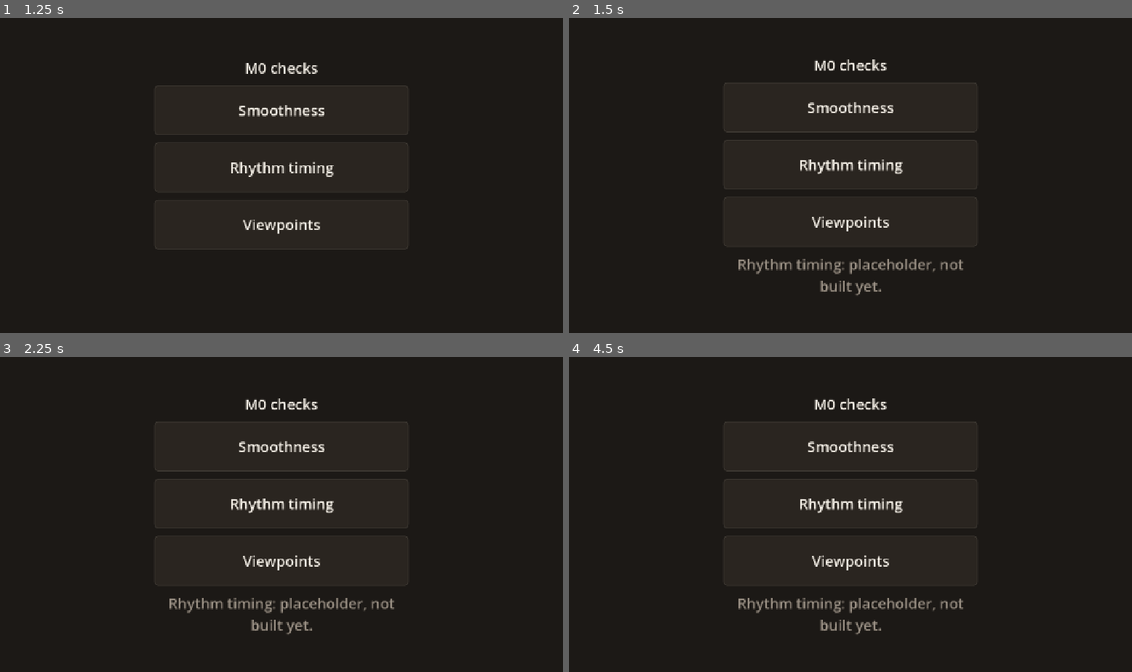
Above: before the commit, frames 1-4 (two rows, left to right).
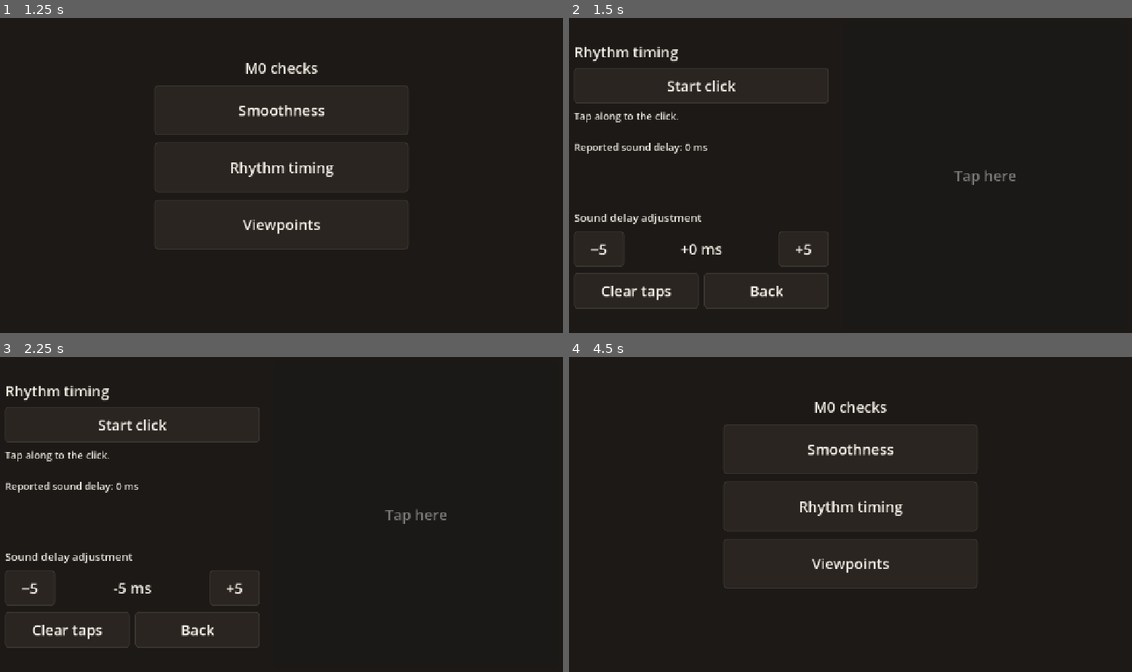
Above: after the commit, the same moments.

Repository: dsickles/Threshold
Game: Godot game, scene res://scenes/ui/m0_menu.tscn
The game is run twice, just before and just after one commit, with the same random seed, the same clock (stepped at 60 frames per second) and the same inputs. Sound files missing from this copy of the repository are replaced by a short silence.
Inputs (mouse positions are in pixels of both pictures, inside the frame that each line leads up to):
- Up to frame 1 (1.25 s): click "Tap to begin" at 0.5 s
- Up to frame 2 (1.5 s): click "Rhythm timing" at 1.25 s
- Up to frame 3 (2.25 s): click (28, 586) at 2 s, where only the run after the commit has a clickable "−5"
- Up to frame 4 (4.5 s): click (805, 586) at 2.75 s, where only the run after the commit has a clickable "+5"; click (636, 631) at 3.5 s, where only the run after the commit has a clickable "Clear taps"; click (766, 631) at 4.25 s, where only the run after the commit has a clickable "Back"

Frame 1 is identical in both runs. In frame 2, 5.4% of the frame differs, in the area x 0-80%, y 9-93%; in frame 3, 5.4%; in frame 4, 2.5%.

Commit message:
Add M0 rhythm timing check: click track, tap pad, offset and spread, delay adjustment (DAS-68)
Co-Authored-By: Claude Opus 5.5 <noreply@anthropic.com>

Diff:
--- a/game/scenes/ui/m0_menu.gd
+++ b/game/scenes/ui/m0_menu.gd
@@ -2,6 +2,8 @@
 ## M0 test menu: a "tap to begin" screen, then one button per M0 check.
 ## Throwaway M0 scaffolding, not game code. The checks themselves come in
 ## DAS-67 (Smoothness), DAS-68 (Rhythm timing) and DAS-69 (Viewpoints).
+
+const RHYTHM_CHECK := preload("res://scenes/ui/m0_rhythm_check.tscn")
 
 @onready var _begin_button: Button = %BeginButton
 @onready var _menu: Control = %Menu
@@ -11,8 +13,9 @@
 func _ready() -> void:
 	_menu.hide()
 	_begin_button.pressed.connect(_on_begin_pressed)
-	for button: Button in [%SmoothnessButton, %RhythmButton, %ViewpointsButton]:
+	for button: Button in [%SmoothnessButton, %ViewpointsButton]:
 		button.pressed.connect(_on_check_pressed.bind(button.text))
+	%RhythmButton.pressed.connect(_open_check.bind(RHYTHM_CHECK))
 
 
 # Browsers play no sound until the first tap, so everything starts from here.
@@ -23,3 +26,11 @@
 
 func _on_check_pressed(check_name: String) -> void:
 	_status.text = "%s: placeholder, not built yet." % check_name
+
+
+# The check covers the menu and frees itself on Back.
+func _open_check(scene: PackedScene) -> void:
+	var check := scene.instantiate()
+	check.tree_exited.connect(_menu.show)
+	_menu.hide()
+	add_child(check)
--- /dev/null
+++ b/game/scenes/ui/m0_rhythm_check.gd
@@ -0,0 +1,131 @@
+extends Control
+## M0 check 2 (DAS-68): tap along to a click track and see how early or late
+## the taps land. Throwaway M0 scaffolding, not game code.
+##
+## Tap time is read from the sound clock the same way the Partner will
+## (architecture 4.4): playback position + time since last mix - output latency.
+## The click file is exactly one beat long and loops, so a tap's offset is its
+## distance to the nearest click.
+
+const RECENT_TAPS := 20
+const TIGHT_WINDOW_MS := 50.0
+# Placeholder: the real Good window is decided when the Partner is built.
+const GOOD_WINDOW_MS := 100.0
+const DELAY_STEP_MS := 5.0
+const DELAY_LIMIT_MS := 300.0
+
+var _beat_seconds: float
+var _output_latency: float
+var _delay_ms := 0.0
+# Offsets in seconds before the delay adjustment, so changing the adjustment
+# re-scores taps already made.
+var _raw_offsets: Array[float] = []
+
+@onready var _player: AudioStreamPlayer = %ClickPlayer
+@onready var _start_button: Button = %StartButton
+@onready var _tap_pad: Button = %TapPad
+@onready var _results: Label = %Results
+@onready var _delay_value: Label = %DelayValue
+
+
+func _ready() -> void:
+	# Stream playback runs through Godot's mixer, which the sound-clock reading
+	# depends on. The web default (samples) bypasses it.
+	_player.playback_type = AudioServer.PLAYBACK_TYPE_STREAM
+	_beat_seconds = _player.stream.get_length()
+	_start_button.pressed.connect(_on_start_pressed)
+	_tap_pad.button_down.connect(_on_tap)
+	%DelayDownButton.pressed.connect(_change_delay.bind(-DELAY_STEP_MS))
+	%DelayUpButton.pressed.connect(_change_delay.bind(DELAY_STEP_MS))
+	%ClearButton.pressed.connect(_on_clear_pressed)
+	%BackButton.pressed.connect(queue_free)
+	_tap_pad.disabled = true
+	_refresh()
+
+
+func _on_start_pressed() -> void:
+	if _player.playing:
+		_player.stop()
+		_start_button.text = "Start click"
+		_tap_pad.disabled = true
+		return
+	# Read once: it can be slow, and it doesn't change while playing.
+	_output_latency = AudioServer.get_output_latency()
+	_player.play()
+	_start_button.text = "Stop click"
+	_tap_pad.disabled = false
+	_refresh()
+
+
+func _on_tap() -> void:
+	if not _player.playing:
+		return
+	var heard := _player.get_playback_position() \
+			+ AudioServer.get_time_since_last_mix() - _output_latency
+	_raw_offsets.append(_wrap_to_beat(heard))
+	if _raw_offsets.size() > RECENT_TAPS:
+		_raw_offsets.pop_front()
+	_refresh()
+
+
+func _change_delay(step_ms: float) -> void:
+	_delay_ms = clampf(_delay_ms + step_ms, -DELAY_LIMIT_MS, DELAY_LIMIT_MS)
+	_refresh()
+
+
+func _on_clear_pressed() -> void:
+	_raw_offsets.clear()
+	_refresh()
+
+
+# Distance to the nearest click, from half a beat early to half a beat late.
+func _wrap_to_beat(seconds: float) -> float:
+	var offset := fposmod(seconds, _beat_seconds)
+	if offset >= _beat_seconds / 2.0:
+		offset -= _beat_seconds
+	return offset
+
+
+func _refresh() -> void:
+	_delay_value.text = "%+d ms" % roundi(_delay_ms)
+	var latency_text := "Reported sound delay: %d ms" % roundi(_output_latency * 1000.0)
+	if _raw_offsets.is_empty():
+		_results.text = "Tap along to the click.\n\n%s" % latency_text
+		return
+
+	var offsets_ms: Array[float] = []
+	for raw in _raw_offsets:
+		offsets_ms.append(_wrap_to_beat(raw - _delay_ms / 1000.0) * 1000.0)
+	var count := offsets_ms.size()
+	var mean := 0.0
+	for offset in offsets_ms:
+		mean += offset
+	mean /= count
+	var variance := 0.0
+	var tight := 0
+	var good := 0
+	for offset in offsets_ms:
+		variance += (offset - mean) ** 2
+		if absf(offset) <= TIGHT_WINDOW_MS:
+			tight += 1
+		if absf(offset) <= GOOD_WINDOW_MS:
+			good += 1
+	var spread := sqrt(variance / count)
+
+	var lines := PackedStringArray([
+		"Last %d taps" % count,
+		"Average: %s" % _describe(mean),
+		"Spread: ±%d ms" % roundi(spread),
+		"Within ±%d ms: %d of %d" % [roundi(TIGHT_WINDOW_MS), tight, count],
+		"Within ±%d ms (Good, placeholder): %d of %d" % [roundi(GOOD_WINDOW_MS), good, count],
+		"",
+		latency_text,
+	])
+	_results.text = "\n".join(lines)
+
+
+func _describe(offset_ms: float) -> String:
+	var ms := roundi(absf(offset_ms))
+	if ms == 0:
+		return "on the beat"
+	return "%d ms %s" % [ms, "late" if offset_ms > 0.0 else "early"]
--- /dev/null
+++ b/game/scenes/ui/m0_rhythm_check.tscn
@@ -0,0 +1,119 @@
+[gd_scene load_steps=3 format=3]
+
+[ext_resource type="Script" path="res://scenes/ui/m0_rhythm_check.gd" id="1_script"]
+[ext_resource type="AudioStream" path="res://assets/audio/m0_click.wav" id="2_click"]
+
+[node name="M0RhythmCheck" type="Control"]
+layout_mode = 3
+anchors_preset = 15
+anchor_right = 1.0
+anchor_bottom = 1.0
+grow_horizontal = 2
+grow_vertical = 2
+script = ExtResource("1_script")
+
+[node name="Background" type="ColorRect" parent="."]
+layout_mode = 1
+anchors_preset = 15
+anchor_right = 1.0
+anchor_bottom = 1.0
+grow_horizontal = 2
+grow_vertical = 2
+color = Color(0.11, 0.098, 0.086, 1)
+
+[node name="ClickPlayer" type="AudioStreamPlayer" parent="."]
+unique_name_in_owner = true
+stream = ExtResource("2_click")
+
+[node name="Margin" type="MarginContainer" parent="."]
+layout_mode = 1
+anchors_preset = 15
+anchor_right = 1.0
+anchor_bottom = 1.0
+grow_horizontal = 2
+grow_vertical = 2
+theme_override_constants/margin_left = 32
+theme_override_constants/margin_top = 24
+theme_override_constants/margin_right = 32
+theme_override_constants/margin_bottom = 24
+
+[node name="Columns" type="HBoxContainer" parent="Margin"]
+layout_mode = 2
+theme_override_constants/separation = 32
+
+[node name="Controls" type="VBoxContainer" parent="Margin/Columns"]
+custom_minimum_size = Vector2(560, 0)
+layout_mode = 2
+alignment = 1
+theme_override_constants/separation = 12
+
+[node name="Title" type="Label" parent="Margin/Columns/Controls"]
+layout_mode = 2
+text = "Rhythm timing"
+
+[node name="StartButton" type="Button" parent="Margin/Columns/Controls"]
+unique_name_in_owner = true
+custom_minimum_size = Vector2(0, 80)
+layout_mode = 2
+text = "Start click"
+
+[node name="Results" type="Label" parent="Margin/Columns/Controls"]
+unique_name_in_owner = true
+custom_minimum_size = Vector2(0, 210)
+layout_mode = 2
+theme_override_font_sizes/font_size = 22
+autowrap_mode = 3
+
+[node name="DelayLabel" type="Label" parent="Margin/Columns/Controls"]
+layout_mode = 2
+theme_override_font_sizes/font_size = 24
+text = "Sound delay adjustment"
+
+[node name="DelayRow" type="HBoxContainer" parent="Margin/Columns/Controls"]
+layout_mode = 2
+theme_override_constants/separation = 12
+
+[node name="DelayDownButton" type="Button" parent="Margin/Columns/Controls/DelayRow"]
+unique_name_in_owner = true
+custom_minimum_size = Vector2(110, 80)
+layout_mode = 2
+text = "−5"
+
+[node name="DelayValue" type="Label" parent="Margin/Columns/Controls/DelayRow"]
+unique_name_in_owner = true
+layout_mode = 2
+size_flags_horizontal = 3
+text = "+0 ms"
+horizontal_alignment = 1
+
+[node name="DelayUpButton" type="Button" parent="Margin/Columns/Controls/DelayRow"]
+unique_name_in_owner = true
+custom_minimum_size = Vector2(110, 80)
+layout_mode = 2
+text = "+5"
+
+[node name="BottomRow" type="HBoxContainer" parent="Margin/Columns/Controls"]
+layout_mode = 2
+theme_override_constants/separation = 12
+
+[node name="ClearButton" type="Button" parent="Margin/Columns/Controls/BottomRow"]
+unique_name_in_owner = true
+custom_minimum_size = Vector2(0, 80)
+layout_mode = 2
+size_flags_horizontal = 3
+text = "Clear taps"
+
+[node name="BackButton" type="Button" parent="Margin/Columns/Controls/BottomRow"]
+unique_name_in_owner = true
+custom_minimum_size = Vector2(0, 80)
+layout_mode = 2
+size_flags_horizontal = 3
+text = "Back"
+
+[node name="TapPad" type="Button" parent="Margin/Columns"]
+unique_name_in_owner = true
+layout_mode = 2
+size_flags_horizontal = 3
+focus_mode = 0
+action_mode = 0
+text = "Tap here"
Not shown, added: game/assets/audio/m0_click.wav.import
Not shown, added: game/scenes/ui/m0_rhythm_check.gd.uid
Not shown, added: game/assets/audio/m0_click.wav
